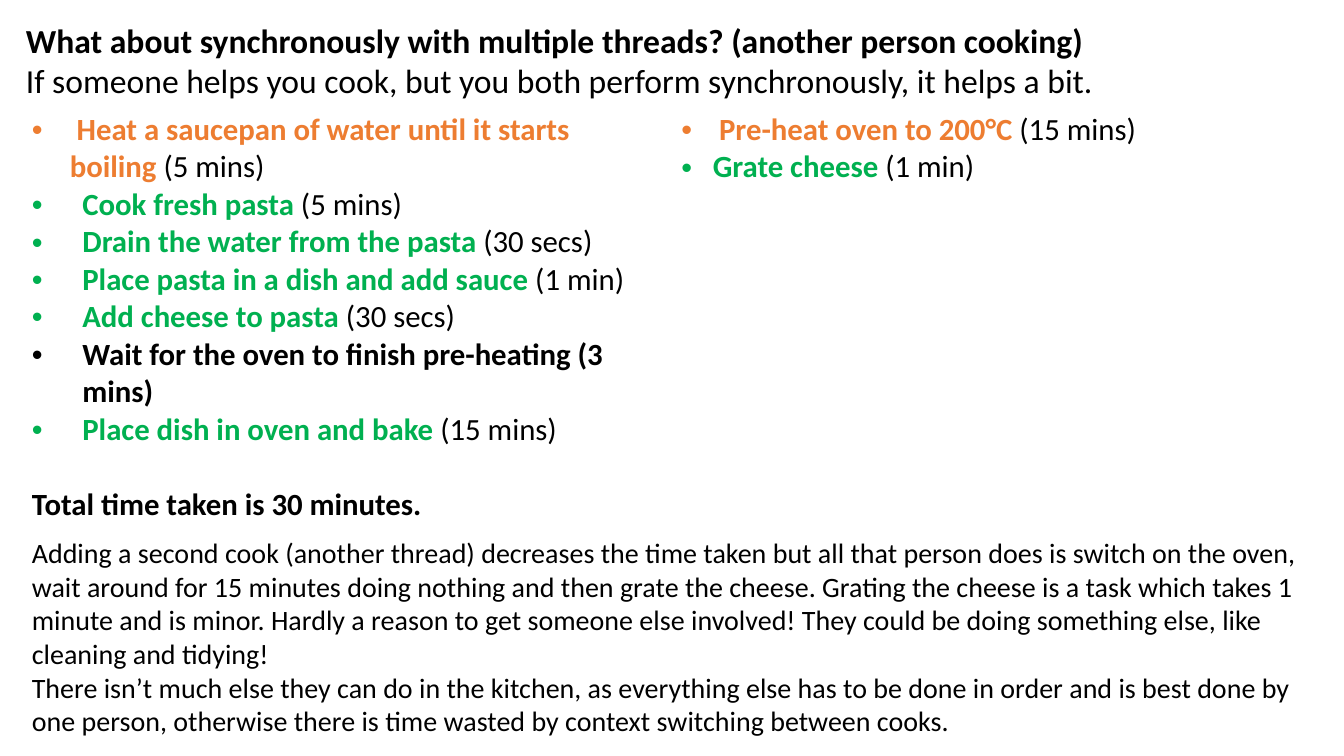
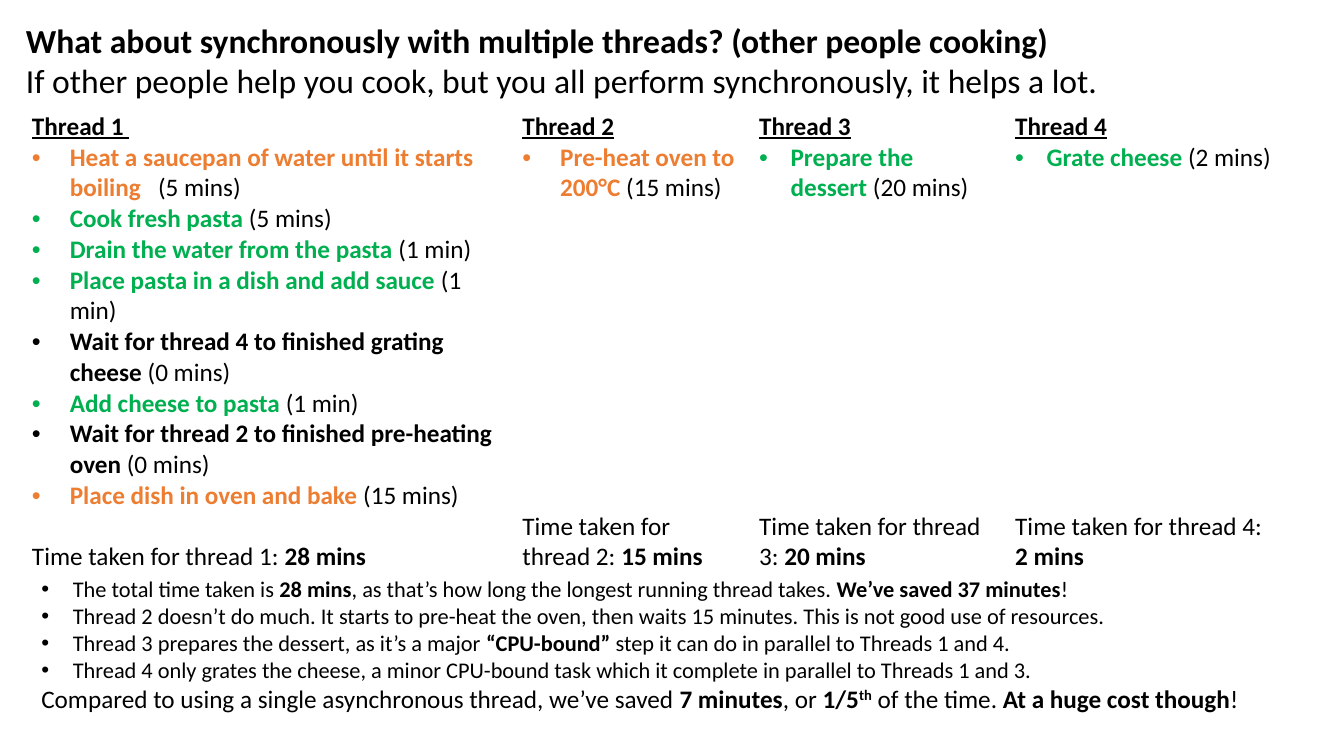
Before and after one commit to JoshKain/AsyncAwaitQuiz, a slide deck: slide 14 of Async and await presentation.pptx. Drawn at 1344x756 pixels with LibreOffice and Linux fonts; fonts in the diff are those of the drawing. Boxes give left, top, right and bottom in pixels: in the first picture for what was removed or moved away, otherwise in the second. Text is boxed around its words. In the diff, an @@ line names an element or a change of style, - is before the commit and + after.

```diff
--- a/Async and await presentation.pptx
+++ b/Async and await presentation.pptx
@@ text at (26,28,1097,99): text changed @@
-What about synchronously with multiple threads? (another person cooking)
-If someone helps you cook, but you both perform synchronously, it helps a bit.
+What about synchronously with multiple threads? (other people cooking)
+If other people help you cook, but you all perform synchronously, it helps a lot.
@@ table at (22,106,1299,570) @@
-column 1: Heat a saucepan of water until it starts boiling (5 mins) / Cook fresh pasta (5 mins) / Drain the water from the pasta (30 secs) / Place pasta in a dish and add sauce (1 min) / Add cheese to pasta (30 secs) / Wait for the oven to finish pre-heating (3 mins) / Place dish in oven and bake (15 mins) / Total time taken is 30 minutes.
-column 2: Pre-heat oven to 200°C (15 mins) / Grate cheese (1 min)
+column 1: Thread 1 / Heat a saucepan of water until it starts boiling (5 mins) / Cook fresh pasta (5 mins) / Drain the water from the pasta (1 min) / Place pasta in a dish and add sauce (1 min) / Wait for thread 4 to finished grating cheese (0 mins) / Add cheese to pasta (1 min) / Wait for thread 2 to finished pre-heating oven (0 mins) / Place dish in oven and bake (15 mins) / Time taken for thread 1: 28 mins
+column 2: Thread 2 / Pre-heat oven to 200°C (15 mins) / Time taken for thread 2: 15 mins
+column 3: Thread 3 / Prepare the dessert (20 mins) / Time taken for thread 3: 20 mins
+column 4: Thread 4 / Grate cheese (2 mins) / Time taken for thread 4: / 2 mins
@@ table: place and size @@
-table at (22,106,1321,560)
+table at (22,106,1299,570)
@@ text removed at (32,542,1295,736) @@
-Adding a second cook (another thread) decreases the time taken but all that person does is switch on the oven, wait around for 15 minutes doing nothing and then grate the cheese. Grating the cheese is a task which takes 1 minute and is minor. Hardly a reason to get someone else involved! They could be doing something else, like cleaning and tidying!
-There isn’t much else they can do in the kitchen, as everything else has to be done in order and is best done by one person, otherwise there is time wasted by context switching between cooks.
@@ text added at (41,581,1238,713), 16 pt, text #000000 @@
+• The total time taken is 28 mins, as that’s how long the longest running thread takes. We’ve saved 37 minutes!
+• Thread 2 doesn’t do much. It starts to pre-heat the oven, then waits 15 minutes. This is not good use of resources.
+• Thread 3 prepares the dessert, as it’s a major “CPU-bound” step it can do in parallel to Threads 1 and 4.
+• Thread 4 only grates the cheese, a minor CPU-bound task which it complete in parallel to Threads 1 and 3.
+Compared to using a single asynchronous thread, we’ve saved 7 minutes, or 1/5th of the time. At a huge cost though!
```
Also in this commit, not shown: 7 other slides changed.
